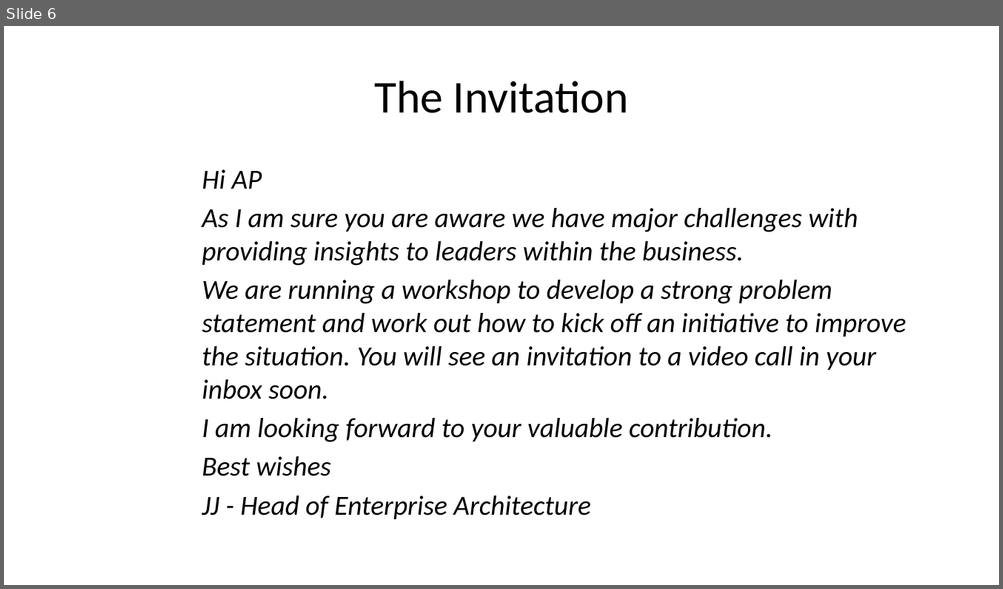
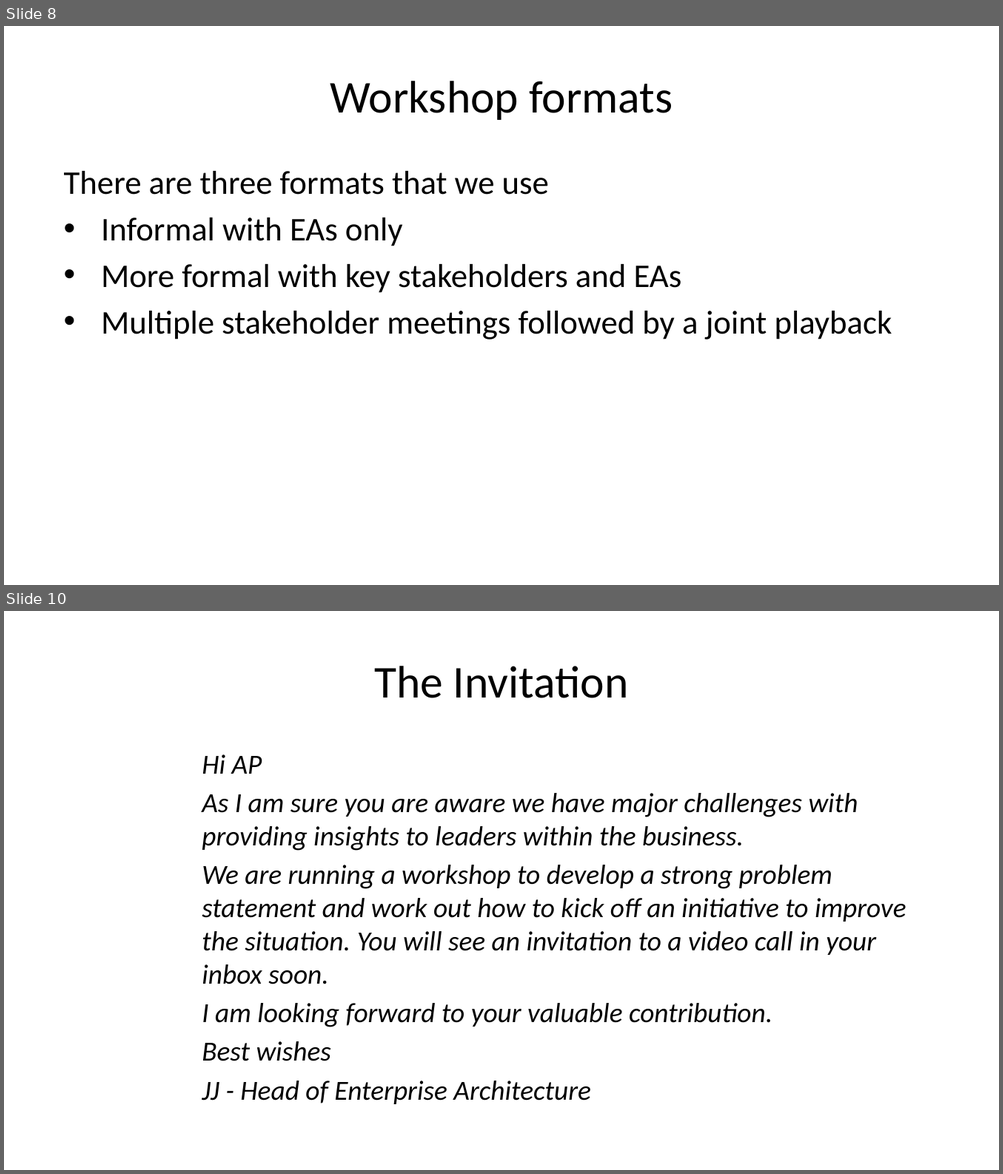
Before and after one commit to Open-Archypelago/Archypelago, a slide deck: building-blocks/problem-statement/Architecture-Challenge.pptx. Shown one above the other, each under a label of ours: slide 6 before the commit, slides 8 and 10 after it; the slides between them are not shown. The pictures are 1003x589 and 1003x1174 pixels, drawn with LibreOffice and Linux fonts; fonts in the diff are those of the drawing. Boxes give left, top, right and bottom in pixels: in the first picture for what was removed or moved away, otherwise in the second. Text is boxed around its words. In the diff, an @@ line names an element or a change of style, - is before the commit and + after.

```diff
--- a/building-blocks/problem-statement/Architecture-Challenge.pptx
+++ b/building-blocks/problem-statement/Architecture-Challenge.pptx
@@ slide 8 added at [4, 26, 999, 585], background #FFFFFF @@
@@ title added at [330, 81, 672, 120], 33 pt, text #000000 @@
+Workshop formats
@@ text added at [64, 171, 892, 340], 24 pt, text #000000 @@
+There are three formats that we use
+• Informal with EAs only
+• More formal with key stakeholders and EAs
+• Multiple stakeholder meetings followed by a joint playback
@@ what was slide 6 is now slide 10 @@
```
Also in this commit, not shown: 9 slides changed, 7 other slides added, 1 slide removed, 5 other files.
